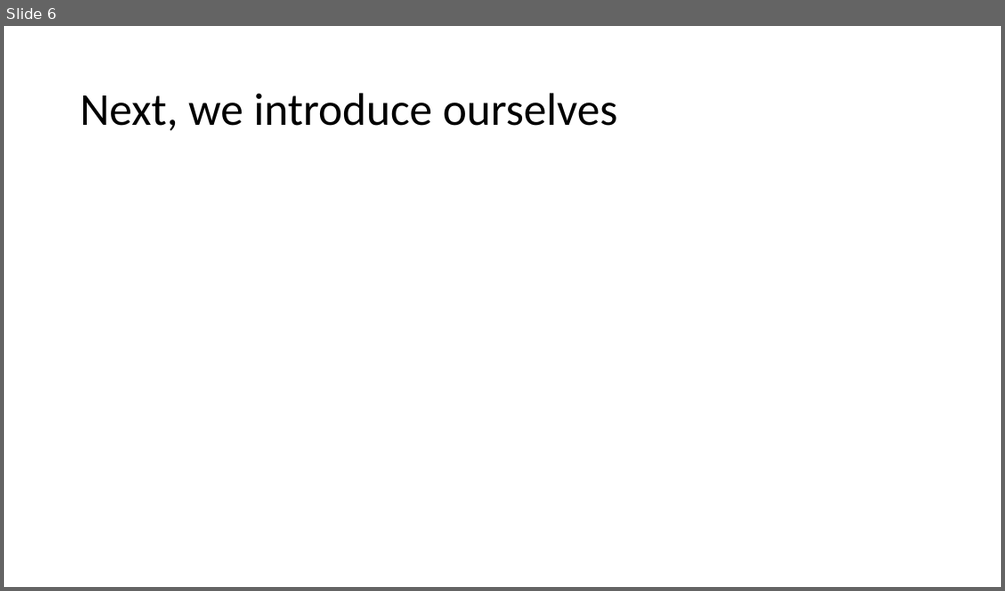
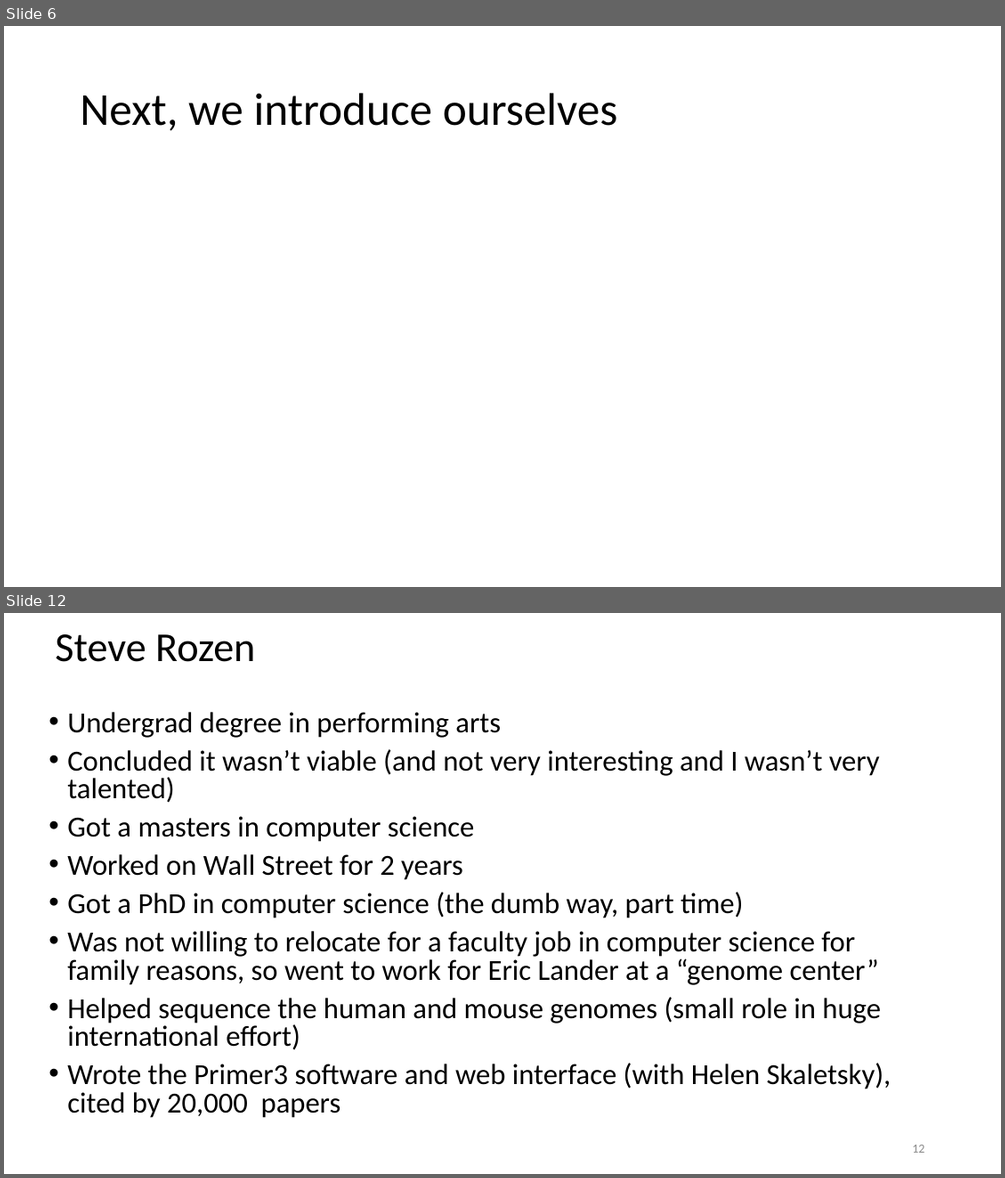
Before and after one commit to steverozen/ISMB.mutsig.tutorial, a slide deck: Tut1.Lecture.0.short.intro.pptx. Shown one above the other, each under a label of ours: slide 6 before the commit, slides 6 and 12 after it; the slides between them are not shown. The pictures are 1005x591 and 1005x1178 pixels, drawn with LibreOffice and Linux fonts; fonts in the diff are those of the drawing. Boxes give left, top, right and bottom in pixels: in the first picture for what was removed or moved away, otherwise in the second. Text is boxed around its words. In the diff, an @@ line names an element or a change of style, - is before the commit and + after.

Commit message:
added new steve intro slides

```diff
--- a/Tut1.Lecture.0.short.intro.pptx
+++ b/Tut1.Lecture.0.short.intro.pptx
@@ slide 12 added at [4, 613, 1001, 1174], background #FFFFFF @@
@@ title added at [55, 634, 255, 662], 39.6 pt, text #000000 @@
+Steve Rozen
@@ text added at [67, 712, 891, 1118], 28 pt, text #000000 @@
+• Undergrad degree in performing arts
+• Concluded it wasn’t viable (and not very interesting and I wasn’t very talented)
+• Got a masters in computer science
+• Worked on Wall Street for 2 years
+• Got a PhD in computer science (the dumb way, part time)
+• Was not willing to relocate for a faculty job in computer science for family reasons, so went to work for Eric Lander at a “genome center”
+• Helped sequence the human and mouse genomes (small role in huge international effort)
+• Wrote the Primer3 software and web interface (with Helen Skaletsky), cited by 20,000 papers
@@ page number added at [912, 1144, 924, 1152], 12 pt, text #8C8C8C @@
+12
```
Also in this commit, not shown: 6 other slides added.
